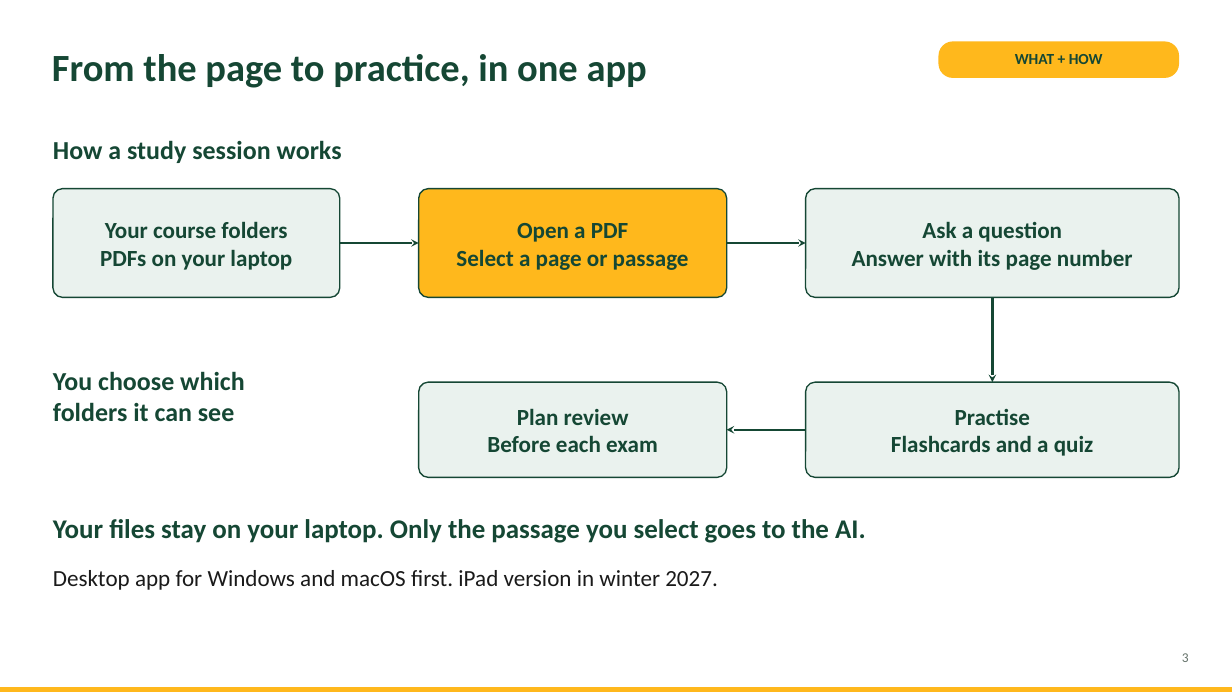
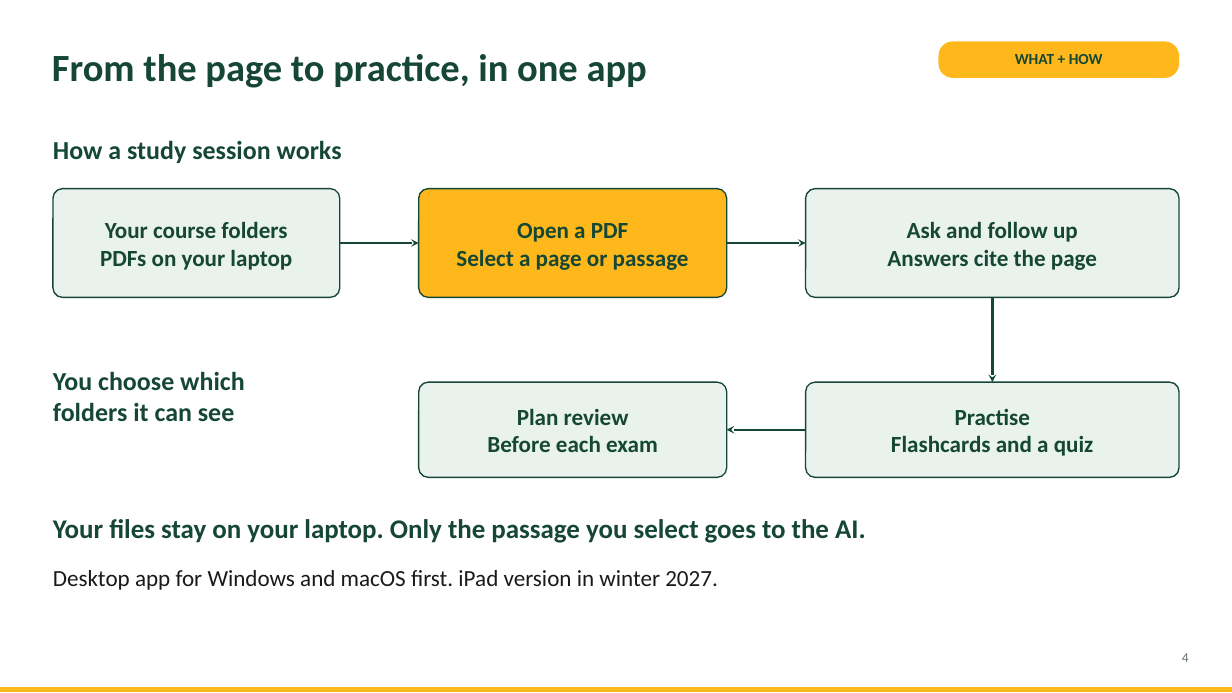
Before and after one commit to Binborg1/Final-2027, a slide deck: slide 4 of docs/03-pitch/ENSE400_Final_Pitch_Cultivator.pptx (slide 3 before the commit). Drawn at 1232x693 pixels with LibreOffice and Linux fonts; fonts in the diff are those of the drawing. Boxes give left, top, right and bottom in pixels: in the first picture for what was removed or moved away, otherwise in the second. Text is boxed around its words. In the diff, an @@ line names an element or a change of style, - is before the commit and + after.

```diff
--- a/docs/03-pitch/ENSE400_Final_Pitch_Cultivator.pptx
+++ b/docs/03-pitch/ENSE400_Final_Pitch_Cultivator.pptx
@@ text in rounded rectangle at box(887, 221, 1097, 270): text changed @@
-Ask a question
-Answer with its page number
+Ask and follow up
+Answers cite the page
@@ text at box(1182, 653, 1189, 662): text changed @@
-3
+4
```
Also in this commit, not shown: 4 other slides changed, 2 slides added, 1 other file.
